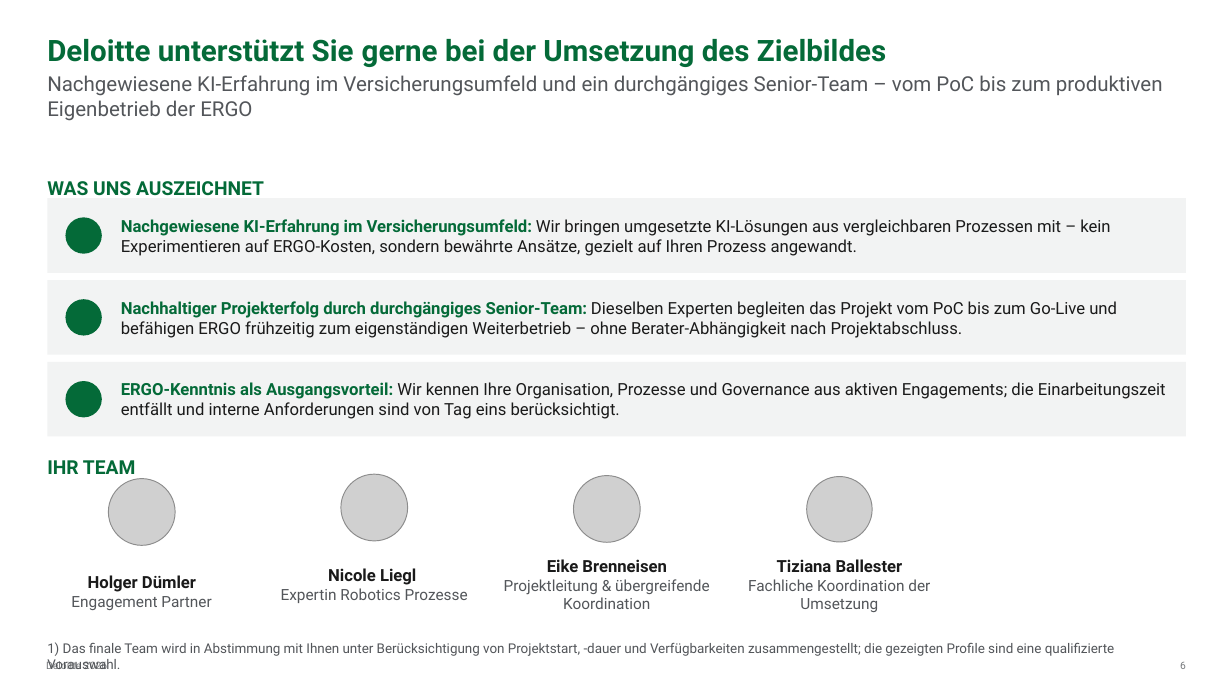
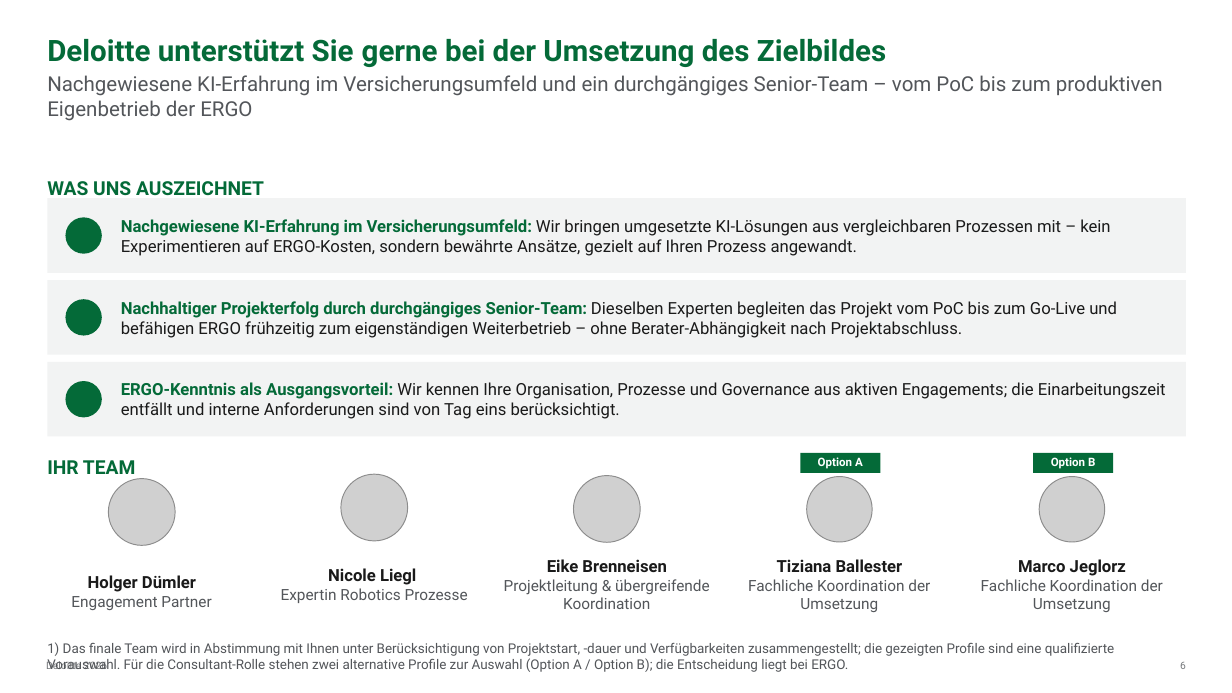
Before and after one commit to brenneisen-e/01_ki-arbeitsplatz, a slide deck: slide 6 of Bestandsuebertragung/kontextdokumente/20260702_ERGO_HR Sales_Makler meets KI_Angebot Deloitte_vworking.pptx. Drawn at 1232x693 pixels with LibreOffice and Linux fonts; fonts in the diff are those of the drawing; grey boxes stand for pictures; background and template pictures are left out. Boxes give left, top, right and bottom in pixels: in the first picture for what was removed or moved away, otherwise in the second. Text is boxed around its words. In the diff, an @@ line names an element or a change of style, - is before the commit and + after.

```diff
--- a/Bestandsuebertragung/kontextdokumente/20260702_ERGO_HR Sales_Makler meets KI_Angebot Deloitte_vworking.pptx
+++ b/Bestandsuebertragung/kontextdokumente/20260702_ERGO_HR Sales_Makler meets KI_Angebot Deloitte_vworking.pptx
@@ rectangle added at box(800, 453, 881, 473), fill #046A38, 9 pt, text #FFFFFF, bold @@
+Option A
@@ rectangle added at box(1033, 453, 1114, 473), fill #046A38, 9 pt, text #FFFFFF, bold @@
+Option B
@@ picture added at box(1040, 477, 1105, 543) @@
@@ text added at box(981, 559, 1163, 612), 12 pt, text #53565A @@
+Marco Jeglorz
+Fachliche Koordination der Umsetzung
@@ text at box(47, 642, 1115, 672): text changed @@
-1) Das finale Team wird in Abstimmung mit Ihnen unter Berücksichtigung von Projektstart, -dauer und Verfügbarkeiten zusammengestellt; die gezeigten Profile sind eine qualifizierte Vorauswahl.
+1) Das finale Team wird in Abstimmung mit Ihnen unter Berücksichtigung von Projektstart, -dauer und Verfügbarkeiten zusammengestellt; die gezeigten Profile sind eine qualifizierte Vorauswahl. Für die Consultant-Rolle stehen zwei alternative Profile zur Auswahl (Option A / Option B); die Entscheidung liegt bei ERGO.
```
Also in this commit, not shown: 2 other slides changed, 1 slide removed.
